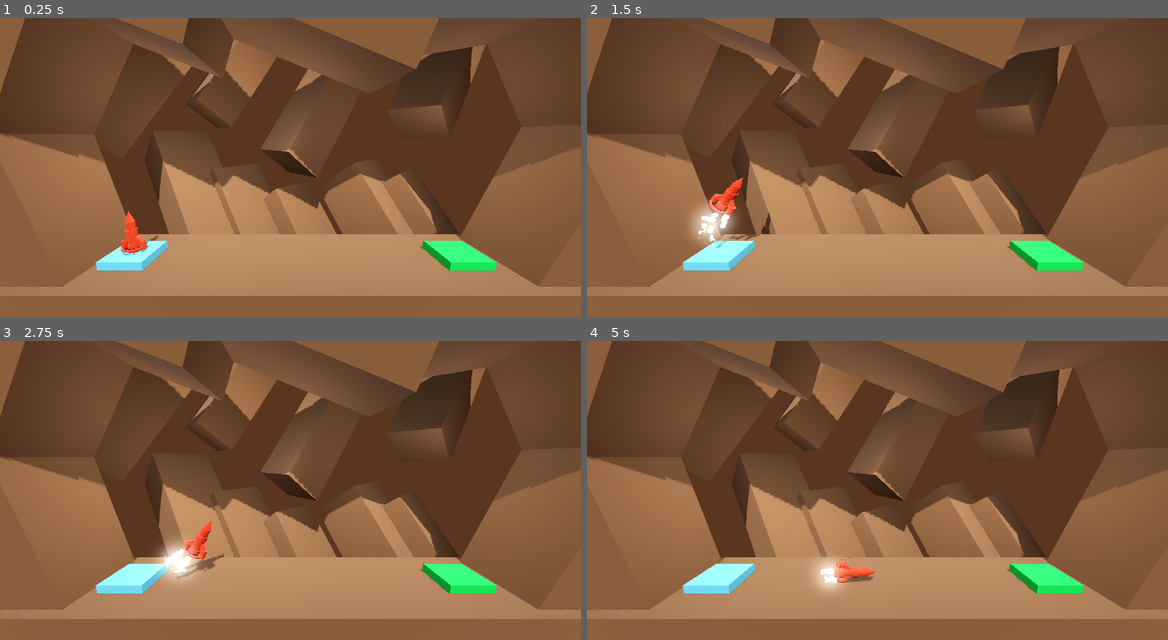
Above: before the commit, frames 1-4 (two rows, left to right).
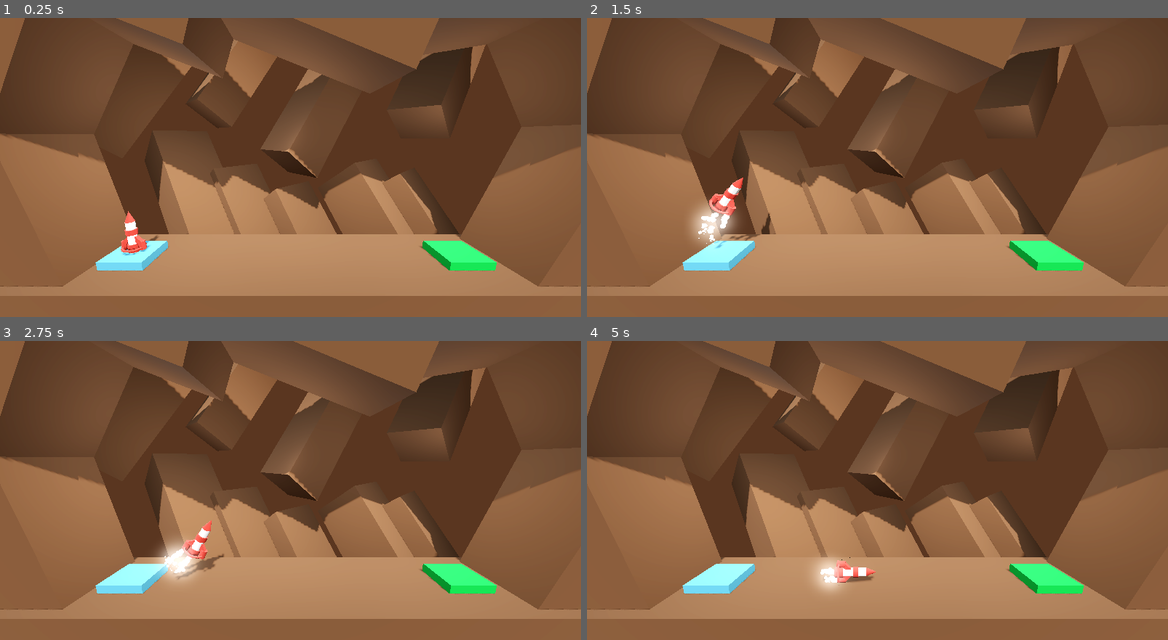
Above: after the commit, the same moments.

Repository: ecnivs/arcade
Game: Godot game, scene res://Level/level.tscn
The game is run twice, just before and just after one commit, with the same random seed, the same clock (stepped at 60 frames per second) and the same inputs.
Inputs:
- Up to frame 1 (0.25 s): no input
- Up to frame 2 (1.5 s): tap Enter at 0.5 s; hold D (rotate_right) 0.53-1.28 s; hold Up (boost) 0.53-1.28 s; hold A (rotate_left) from 1.28 s (still down); tap Up (boost) at 1.35 s
- Up to frame 3 (2.75 s): release A (rotate_left) at 2.03 s; hold D (rotate_right) from 2.03 s (still down); hold Up (boost) from 2.03 s (still down)
- Up to frame 4 (5 s): release Up (boost) at 2.78 s; tap Up (boost) at 2.85, 4.35 s; release D (rotate_right) at 3.53 s; hold Up (boost) 3.53-4.28 s; hold A (rotate_left) from 3.53 s (still down)

The runs differ from the first frame. In frame 1, 0.3% of the frame differs, in the area x 20-26%, y 64-79%; in frame 2, 0.3%; in frame 3, 0.3%; in frame 4, 0.3%.

Commit message:
update rocket

Diff:
--- a/rocket-gd/ShipRedMaterial.tres
+++ b/rocket-gd/ShipRedMaterial.tres
@@ -1,4 +1,4 @@
 [gd_resource type="StandardMaterial3D" format=3 uid="uid://dlfuqcjg2wpvp"]
 
 [resource]
-albedo_color = Color(0.8, 0.219608, 0.12549, 1)
+albedo_color = Color(0.85490197, 0.2627451, 0.21960784, 1)
--- a/rocket-gd/player.tscn
+++ b/rocket-gd/player.tscn
@@ -12,6 +12,8 @@
 [sub_resource type="CylinderMesh" id="CylinderMesh_4wk83"]
 
 [sub_resource type="CylinderShape3D" id="CylinderShape3D_7cg2f"]
+
+[sub_resource type="StandardMaterial3D" id="StandardMaterial3D_dw050"]
 
 [sub_resource type="CylinderMesh" id="CylinderMesh_rbdh5"]
 top_radius = 0.2
@@ -86,7 +88,7 @@
 
 [node name="Body" type="MeshInstance3D" parent="."]
 transform = Transform3D(1, 0, 0, 0, 1, 0, 0, 0, 1, 0, -0.25, 0)
-material_override = ExtResource("8_dj1uw")
+material_override = SubResource("StandardMaterial3D_dw050")
 mesh = SubResource("CylinderMesh_rbdh5")
 
 [node name="Cockpit" type="MeshInstance3D" parent="Body"]
--- a/rocket-gd/project.godot
+++ b/rocket-gd/project.godot
@@ -12,7 +12,7 @@
 
 config/name="RocketGd"
 run/main_scene="res://Level/level.tscn"
-config/features=PackedStringArray("4.3", "Forward Plus")
+config/features=PackedStringArray("4.5", "Forward Plus")
 config/icon="res://icon.svg"
 
 [input]
Not shown: 1 places in rocket-gd/player.tscn that only renumber resources
